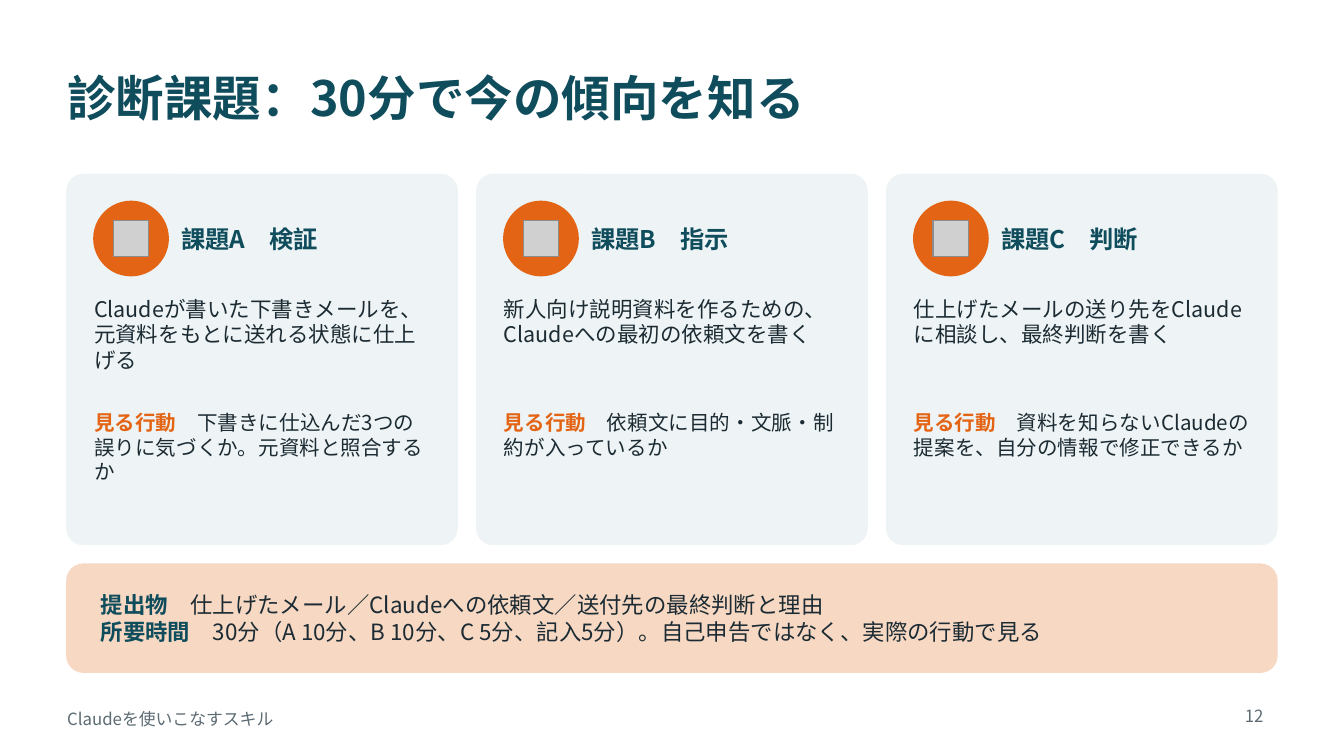
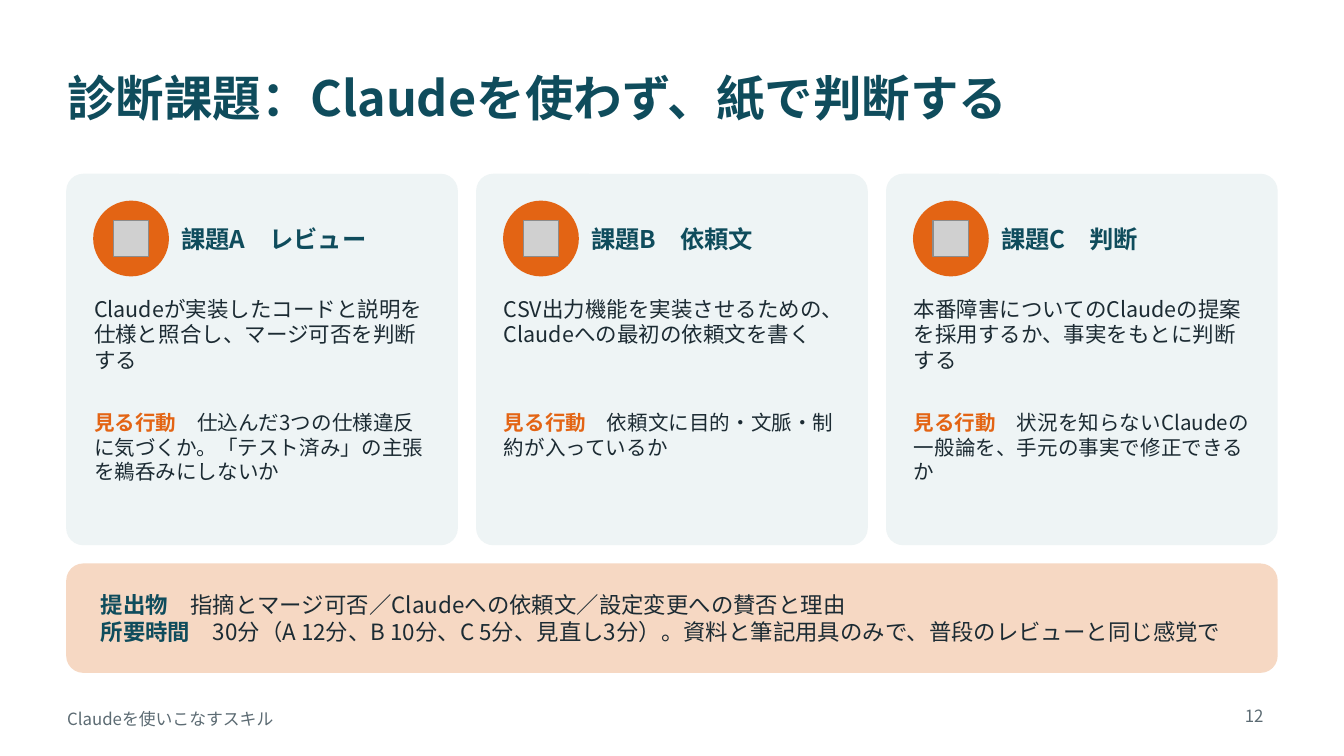
Before and after one commit to moto-k77/hello-world, a slide deck: slide 12 of claude-skills-lecture.pptx. Drawn at 1344x756 pixels with LibreOffice and Linux fonts; fonts in the diff are those of the drawing; grey boxes stand for pictures. Boxes give left, top, right and bottom in pixels: in the first picture for what was removed or moved away, otherwise in the second. Text is boxed around its words. In the diff, an @@ line names an element or a change of style, - is before the commit and + after.

```diff
--- a/claude-skills-lecture.pptx
+++ b/claude-skills-lecture.pptx
@@ title at bbox=[67, 74, 1007, 121]: text changed @@
-診断課題：30分で今の傾向を知る
+診断課題：Claudeを使わず、紙で判断する
@@ text at bbox=[181, 227, 366, 250]: text changed @@
-課題A 検証
+課題A レビュー
@@ text at bbox=[591, 227, 753, 250]: text changed @@
-課題B 指示
+課題B 依頼文
@@ text at bbox=[504, 299, 843, 344]: text changed @@
-新人向け説明資料を作るための、Claudeへの最初の依頼文を書く
+CSV出力機能を実装させるための、Claudeへの最初の依頼文を書く
@@ text at bbox=[914, 299, 1242, 369]: text changed @@
-仕上げたメールの送り先をClaudeに相談し、最終判断を書く
+本番障害についてのClaudeの提案を採用するか、事実をもとに判断する
@@ text at bbox=[94, 324, 416, 369]: text changed @@
-Claudeが書いた下書きメールを、元資料をもとに送れる状態に仕上げる
+Claudeが実装したコードと説明を仕様と照合し、マージ可否を判断する
@@ text at bbox=[94, 412, 423, 481]: text changed @@
-見る行動 下書きに仕込んだ3つの誤りに気づくか。元資料と照合するか
+見る行動 仕込んだ3つの仕様違反に気づくか。「テスト済み」の主張を鵜呑みにしないか
@@ text at bbox=[914, 412, 1249, 480]: text changed @@
-見る行動 資料を知らないClaudeの提案を、自分の情報で修正できるか
+見る行動 状況を知らないClaudeの一般論を、手元の事実で修正できるか
@@ text at bbox=[101, 594, 1220, 642]: text changed @@
-提出物 仕上げたメール／Claudeへの依頼文／送付先の最終判断と理由
-所要時間 30分（A 10分、B 10分、C 5分、記入5分）。自己申告ではなく、実際の行動で見る
+提出物 指摘とマージ可否／Claudeへの依頼文／設定変更への賛否と理由
+所要時間 30分（A 12分、B 10分、C 5分、見直し3分）。資料と筆記用具のみで、普段のレビューと同じ感覚で
```
Also in this commit, not shown: 8 other slides changed, 2 other files.
